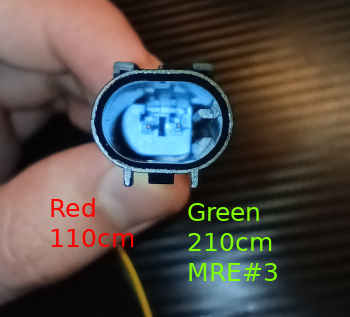
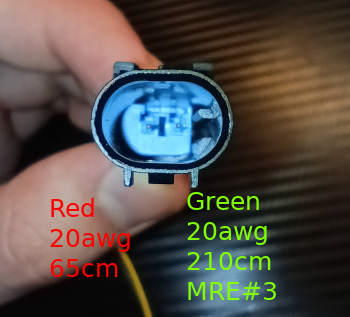
Two versions of the same layered image (350px x 317px). Layer-by-layer changes:
painted on "Green ..." over [187, 192, 277, 300]
painted on "Red ..." over [50, 198, 134, 277]
